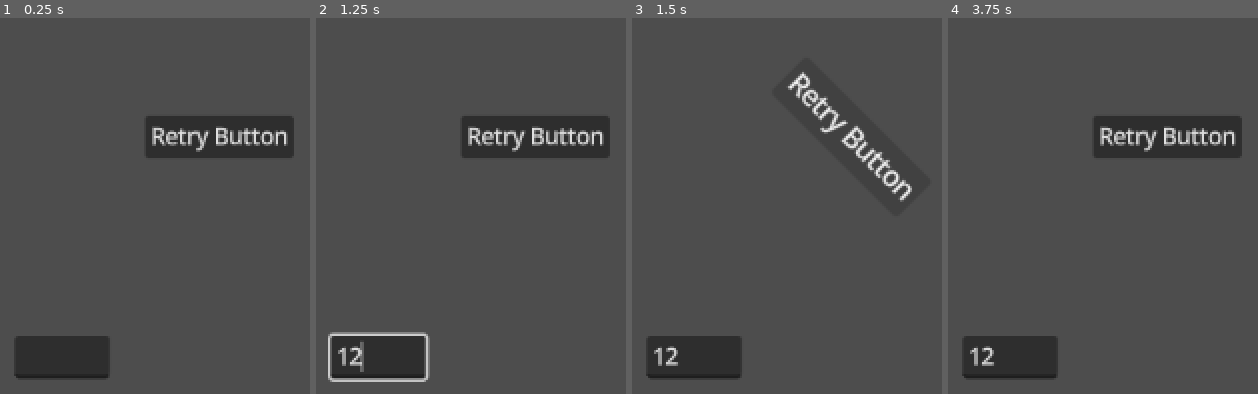
Above: before the commit, frames 1-4 (left to right).
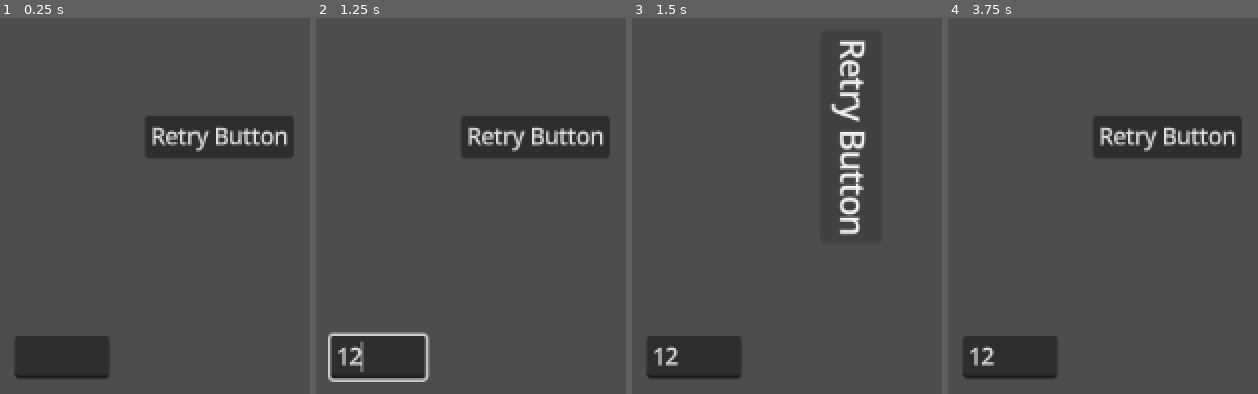
Above: after the commit, the same moments.

Repository: SHKBRD/ButtonComponents
Game: Godot game, scene res://scenes/tests/basetest.tscn
Same seed, same stepped clock (60 frames per second), same inputs: the game is played once before the commit and once after it.
Inputs (mouse positions are in pixels of both pictures, inside the frame that each line leads up to):
- Up to frame 1 (0.25 s): no input
- Up to frame 2 (1.25 s): click (378, 356) at 0.52 s; type "12" at 0.6 s
- Up to frame 3 (1.5 s): click "Retry Button" at 1.25 s
- Up to frame 4 (3.75 s): click "Retry Button" at 2 s; click "Retry Button" at 2.75 s; tap Enter at 3.5 s; move the mouse to (outside the picture) at 3.52 s; click (outside the picture) at 3.67 s

Frames 1-2 are identical in both runs. In frame 3, 3.6% of the frame differs, in the area x 50-91%, y 5-58%; in frame 4, nothing differs.

Commit message:
add component stack basic functionality

Diff:
--- /dev/null
+++ b/scenes/controlcomponents/ControlComponentStack/control_component_stack.gd
@@ -0,0 +1,48 @@
+extends Node
+class_name ControlComponentStack
+
+@export var assignedParent: Control
+
+var combined_position_offset: Vector2
+var combined_rotation_offset: float
+var combined_scale_offset: Vector2
+
+# Called when the node enters the scene tree for the first time.
+func _ready() -> void:
+	init_existence_checks()
+
+func init_existence_checks() -> bool:
+	var tempParent: Node = get_parent()
+	if assignedParent: tempParent = assignedParent
+
+	if not tempParent:
+		assert(false, "%s's target isn't a child of a Control Node!" % name)
+	elif tempParent is not Control:
+		assert(false, "%s's target isn't a Control Node!" % name)
+	else:
+		assignedParent = tempParent
+		return true
+	return false
+
+
+func apply_transform_offset() -> void:
+	assignedParent.offset_transform_position = combined_position_offset
+	assignedParent.offset_transform_rotation = combined_rotation_offset
+	assignedParent.offset_transform_scale = combined_scale_offset
+
+func clear_transform_offset() -> void:
+	combined_position_offset = Vector2.ZERO
+	combined_rotation_offset = 0
+	combined_scale_offset = Vector2.ONE
+
+func process_child_components(delta: float) -> void:
+	var children: Array[ControlComponent] = []
+	children.assign(get_children())
+	for child: ControlComponent in children:
+		child.component_process(delta)
+
+# Called every frame. 'delta' is the elapsed time since the previous frame.
+func _process(delta: float) -> void:
+	process_child_components(delta)
+	apply_transform_offset()
+	clear_transform_offset()
--- /dev/null
+++ b/scenes/controlcomponents/ControlComponentStack/control_component_stack.tscn
@@ -0,0 +1,6 @@
+[gd_scene format=3 uid="uid://dymf18hadl0a4"]
+
+[ext_resource type="Script" uid="uid://1ouvuxauusc6" path="res://scenes/controlcomponents/ControlComponentStack/control_component_stack.gd" id="1_p3isg"]
+
+[node name="ControlComponentStack" type="Node" unique_id=2054295040]
+script = ExtResource("1_p3isg")
--- a/scenes/controlcomponents/TransformOnSelect/transform_on_select.gd
+++ b/scenes/controlcomponents/TransformOnSelect/transform_on_select.gd
@@ -47,13 +47,12 @@
 
 # Called when the node enters the scene tree for the first time.
 func component_ready() -> void:
-	controlParent.offset_transform_enabled = true
+	stack.assignedParent.offset_transform_enabled = true
 
 func update_offset_transform() -> void:
-	pass
-	#controlParent.offset_transform_position = progressPosition
-	#controlParent.offset_transform_rotation = progressRotation
-	#controlParent.offset_transform_scale = progressScale
+	stack.combined_position_offset += progressPosition
+	stack.combined_rotation_offset += progressRotation
+	stack.combined_scale_offset *= progressScale
 
 # Called every frame. 'delta' is the elapsed time since the previous frame.
 func component_process(delta: float) -> void:
@@ -65,9 +64,9 @@
 	selected = true
 	currentTween = create_tween()
 	currentTween.set_ease(tweenEasing).set_trans(tweenTransition)
-	currentTween.parallel().tween_property(controlParent, "offset_transform_position", endOffsetPosition, tweenTime)
-	currentTween.parallel().tween_property(controlParent, "offset_transform_rotation", deg_to_rad(endOffsetRotation), tweenTime)
-	currentTween.parallel().tween_property(controlParent, "offset_transform_scale", endScale, tweenTime)
+	currentTween.parallel().tween_property(self, "progressPosition", endOffsetPosition, tweenTime)
+	currentTween.parallel().tween_property(self, "progressRotation", deg_to_rad(endOffsetRotation), tweenTime)
+	currentTween.parallel().tween_property(self, "progressScale", endScale, tweenTime)
 
 func attempt_disable() -> void:
 	if not selected:
@@ -75,9 +74,9 @@
 	selected = false
 	currentTween = create_tween()
 	currentTween.set_ease(tweenEasing).set_trans(tweenTransition)
-	currentTween.parallel().tween_property(controlParent, "offset_transform_position", startOffsetPosition, tweenTime)
-	currentTween.parallel().tween_property(controlParent, "offset_transform_rotation", deg_to_rad(startOffsetRotation), tweenTime)
-	currentTween.parallel().tween_property(controlParent, "offset_transform_scale", startScale, tweenTime)
+	currentTween.parallel().tween_property(self, "progressPosition", startOffsetPosition, tweenTime)
+	currentTween.parallel().tween_property(self, "progressRotation", deg_to_rad(startOffsetRotation), tweenTime)
+	currentTween.parallel().tween_property(self, "progressScale", startScale, tweenTime)
 
 func on_focus_entered() -> void:
 	if trigger==1 and (not differentiateHoverAndFocus or selectType==0):
--- a/scenes/controlcomponents/TransformOnSelect/transform_on_select.tscn
+++ b/scenes/controlcomponents/TransformOnSelect/transform_on_select.tscn
@@ -4,4 +4,17 @@
 
 [node name="TransformOnSelect" type="Node" unique_id=868912443]
 script = ExtResource("1_w7tmq")
+trigger = null
+differentiateHoverAndFocus = null
+selectType = null
+affectsCollision = null
+startOffsetPosition = null
+startOffsetRotation = null
+startScale = null
+endOffsetPosition = null
+endOffsetRotation = null
+endScale = null
+tweenEasing = null
+tweenTransition = null
+tweenTime = null
 metadata/_custom_type_script = "uid://bs21dy5c2yqfl"
--- a/scenes/controlcomponents/base/control_component.gd
+++ b/scenes/controlcomponents/base/control_component.gd
@@ -1,43 +1,43 @@
 extends Node
 class_name ControlComponent
 
-@export var controlParent: Control
+@export var stack: ControlComponentStack
 
 func init_existence_checks() -> bool:
-	var tempParent: Node = get_parent()
-	if controlParent: tempParent = controlParent
+	var tempStack: Node = get_parent()
+	if stack: tempStack = stack
 
-	if not tempParent:
+	if not tempStack:
 		assert(false, "%s's target isn't a child of a Control Node!" % name)
-	elif tempParent is not Control:
+	elif tempStack is not ControlComponentStack:
 		assert(false, "%s's target isn't a Control Node!" % name)
 	else:
-		controlParent = tempParent
+		stack = tempStack
 		return true
 	return false
 
 func bind_signals() -> void:
 	# Control
-	if controlParent.has_signal("mouse_entered"):
-		controlParent.mouse_entered.connect(on_mouse_entered)
-	if controlParent.has_signal("mouse_exited"):
-		controlParent.mouse_exited.connect(on_mouse_exited)
-	if controlParent.has_signal("focus_entered"):
-		controlParent.focus_entered.connect(on_focus_entered)
-	if controlParent.has_signal("focus_exited"):
-		controlParent.focus_exited.connect(on_focus_exited)
-	if controlParent.has_signal("gui_input"):
-		controlParent.gui_input.connect(on_gui_input)
+	if stack.assignedParent.has_signal("mouse_entered"):
+		stack.assignedParent.mouse_entered.connect(on_mouse_entered)
+	if stack.assignedParent.has_signal("mouse_exited"):
+		stack.assignedParent.mouse_exited.connect(on_mouse_exited)
+	if stack.assignedParent.has_signal("focus_entered"):
+		stack.assignedParent.focus_entered.connect(on_focus_entered)
+	if stack.assignedParent.has_signal("focus_exited"):
+		stack.assignedParent.focus_exited.connect(on_focus_exited)
+	if stack.assignedParent.has_signal("gui_input"):
+		stack.assignedParent.gui_input.connect(on_gui_input)
 
 	# Button
-	if controlParent.has_signal("button_down"):
-		controlParent.button_down.connect(on_button_down)
-	if controlParent.has_signal("button_up"):
-		controlParent.button_up.connect(on_button_up)
-	if controlParent.has_signal("pressed"):
-		controlParent.pressed.connect(on_button_pressed)
-	if controlParent.has_signal("toggled"):
-		controlParent.toggled.connect(on_button_toggled)
+	if stack.assignedParent.has_signal("button_down"):
+		stack.assignedParent.button_down.connect(on_button_down)
+	if stack.assignedParent.has_signal("button_up"):
+		stack.assignedParent.button_up.connect(on_button_up)
+	if stack.assignedParent.has_signal("pressed"):
+		stack.assignedParent.pressed.connect(on_button_pressed)
+	if stack.assignedParent.has_signal("toggled"):
+		stack.assignedParent.toggled.connect(on_button_toggled)
 
 # Called when the node enters the scene tree for the first time.
 func _ready() -> void:
@@ -50,7 +50,8 @@
 
 # Called every frame. 'delta' is the elapsed time since the previous frame.
 func _process(delta: float) -> void:
-	component_process(delta)
+	pass
+	#component_process(delta)
 
 func component_process(delta: float) -> void:
 	pass
--- a/scenes/tests/basetest.tscn
+++ b/scenes/tests/basetest.tscn
@@ -1,6 +1,7 @@
 [gd_scene format=3 uid="uid://bivsgucjpswo0"]
 
 [ext_resource type="PackedScene" uid="uid://6pm6kujpmdo5" path="res://scenes/controlcomponents/TransformOnSelect/transform_on_select.tscn" id="1_wa3vt"]
+[ext_resource type="PackedScene" uid="uid://dymf18hadl0a4" path="res://scenes/controlcomponents/ControlComponentStack/control_component_stack.tscn" id="2_n6i24"]
 
 [node name="Control" type="Control" unique_id=1546881003]
 layout_mode = 3
@@ -20,13 +21,40 @@
 offset_transform_enabled = true
 text = "Retry Button"
 
-[node name="TransformOnSelect" parent="Button" unique_id=868912443 node_paths=PackedStringArray("controlParent") instance=ExtResource("1_wa3vt")]
+[node name="ControlComponentStack" parent="Button" unique_id=2054295040 node_paths=PackedStringArray("assignedParent") instance=ExtResource("2_n6i24")]
+assignedParent = NodePath("..")
+
+[node name="TransformOnSelect" parent="Button/ControlComponentStack" unique_id=868912443 node_paths=PackedStringArray("stack") instance=ExtResource("1_wa3vt")]
+trigger = 1
+differentiateHoverAndFocus = false
+selectType = 0
+affectsCollision = false
+startOffsetPosition = Vector2(0, 0)
+startOffsetRotation = 0.0
+startScale = Vector2(1, 1)
+endOffsetPosition = Vector2(0, 0)
 endOffsetRotation = 45.0
 endScale = Vector2(1.2, 1.2)
 tweenEasing = 1
 tweenTransition = 4
 tweenTime = 0.1
-controlParent = NodePath("..")
+stack = NodePath("..")
+
+[node name="TransformOnSelect2" parent="Button/ControlComponentStack" unique_id=1174816786 node_paths=PackedStringArray("stack") instance=ExtResource("1_wa3vt")]
+trigger = 1
+differentiateHoverAndFocus = false
+selectType = 0
+affectsCollision = false
+startOffsetPosition = Vector2(0, 0)
+startOffsetRotation = 0.0
+startScale = Vector2(1, 1)
+endOffsetPosition = Vector2(0, 0)
+endOffsetRotation = 45.0
+endScale = Vector2(1.2, 1.2)
+tweenEasing = 1
+tweenTransition = 4
+tweenTime = 0.1
+stack = NodePath("..")
 
 [node name="Label" type="Label" parent="." unique_id=79606743]
 layout_mode = 0
Not shown, added: scenes/controlcomponents/ControlComponentStack/control_component_stack.gd.uid
